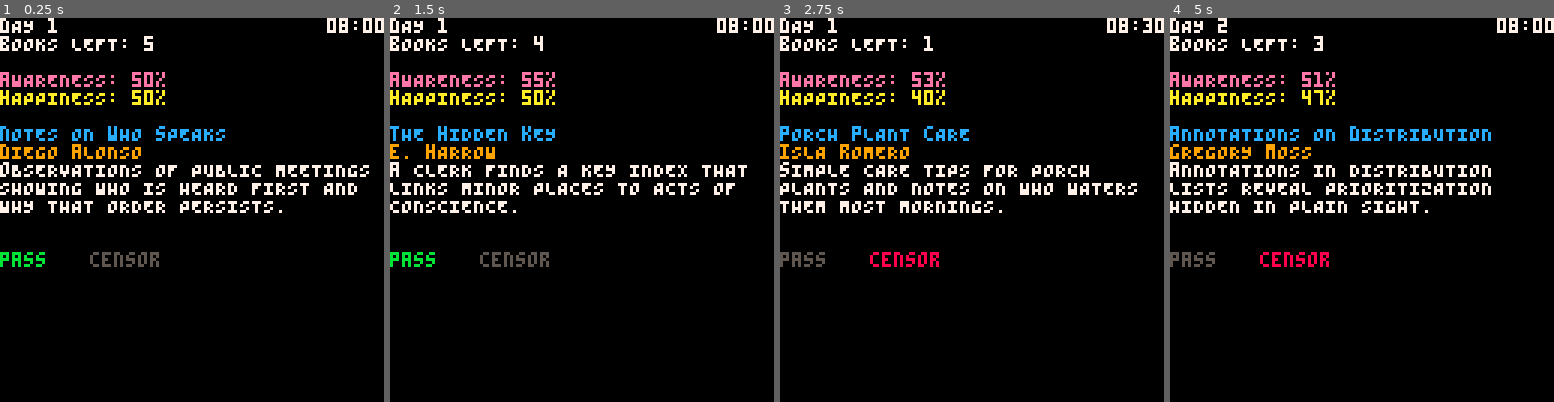
Above: before the commit, frames 1-4 (left to right).
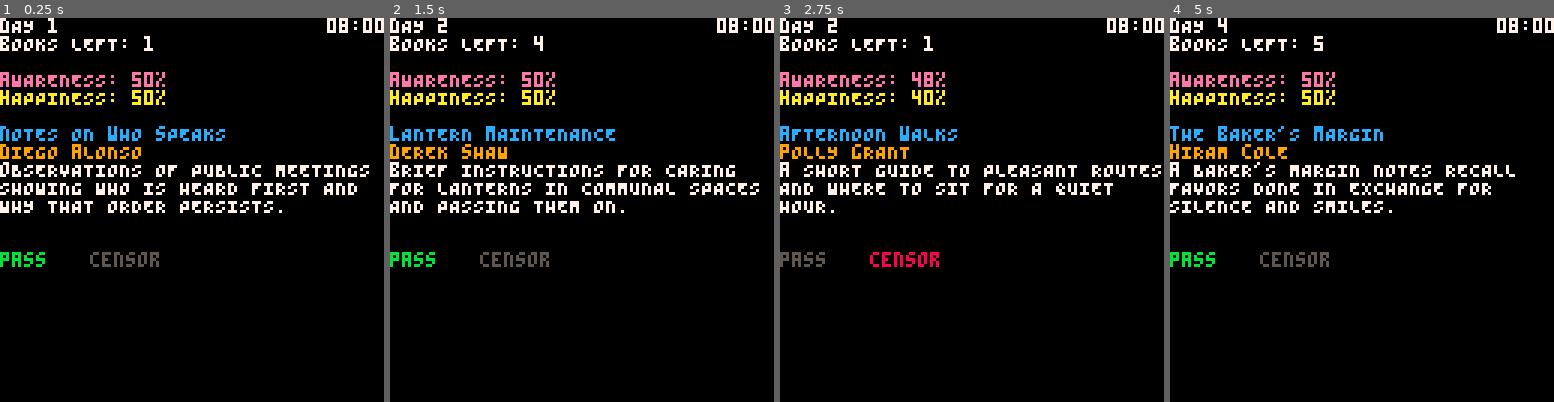
Above: after the commit, the same moments.

Repository: marco-vidali/dont_read_that_book
Game: PICO-8 cartridge dont_read_that_book.p8
Two runs of this game, one before a commit and one after it. Both use one fixed random seed, a clock stepped at 60 frames per second and the inputs below.
Inputs:
- Up to frame 1 (0.25 s): no input
- Up to frame 2 (1.5 s): tap O (Z key) at 0.7 s
- Up to frame 3 (2.75 s): hold Right 1.6-2.1 s; tap O (Z key) at 1.7, 2.1, 2.5 s; hold Right from 2.47 s (still down)
- Up to frame 4 (5 s): tap O (Z key) every 0.4 s from 2.9 to 4.9 s; release Right at 3.03 s; hold Left 3.08-3.58 s; hold Right 4.02-4.68 s

The runs differ from the first frame. In frame 1, less than 0.1% of the frame differs, in the area x 37-40%, y 4-8%; in frame 2, 3.8%; in frame 3, 4.0%; in frame 4, 5.0%, in the area x 0-90%, y 0-65%.

Commit message:
Change book_num calculation formula

Diff:
--- a/scripts/show_book.lua
+++ b/scripts/show_book.lua
@@ -5,7 +5,7 @@
     minutes = "00"
     start_timer = time()
 
-    books_num = flr(5 + rnd(2 ^ day))
+    books_num = flr(rnd(day * 2)) + 1
 
     awareness = 50
     happiness = 50
